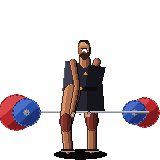
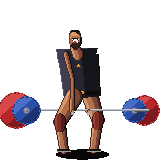
Two versions of the same layered image (160 x 160). Layer-by-layer changes:
painted on "extras" over [71, 109, 91, 117]
painted on "face" over [69, 30, 91, 60]
painted on "near-plates" over [0, 92, 41, 131]
painted on "near-body" over [53, 52, 83, 154]
painted on "bar" over [12, 109, 149, 114]
painted on "kit" over [56, 43, 106, 115]
painted on "far-body" over [79, 51, 105, 154]
painted on "far-plates" over [122, 95, 160, 128]
painted on "shadow" over [54, 149, 109, 160]
